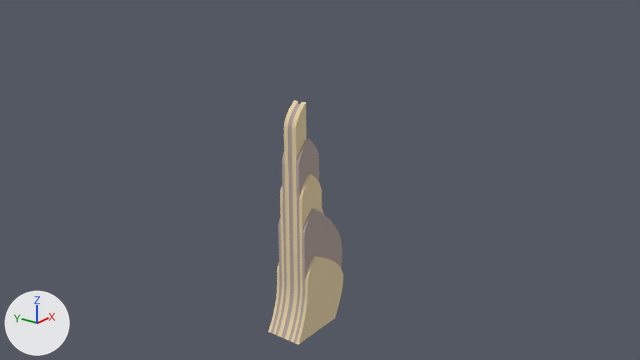
Two versions of the Blender file f_1/skyscraper_f_1.blend, one commit apart.
One viewpoint serves both versions: the file's camera 'Camera'. The axes (+X, +Y, +Z) are drawn at lower left. The lights are the same throughout.

Before the edit, the objects in view are built like this:
```python
me_plane_004 = bpy.data.meshes.new('Plane.004')
me_plane_004.from_pydata(...)  # 792 vertices, 400 faces; spans x -0.5..2.0, y -6.9..0.7, z 0.0..0.45
me_plane_004.materials.append(mat_material_002)  # beige #e7d4aa
me_plane_015 = bpy.data.meshes.new('Plane.015')
me_plane_015.from_pydata(...)  # 640 vertices, 324 faces; spans x -0.5..2.0, y -3.6..0.7, z -0.95..0.1
me_plane_015.materials.append(mat_material_001)  # grey #b4a49d
me_plane_020 = bpy.data.meshes.new('Plane.020')
me_plane_020.from_pydata(...)  # 672 vertices, 435 faces; spans x -0.5..2.0, y -6.9..0.7, z -0.08..0.08
me_plane_020.materials.append(mat_material_001)  # grey #b4a49d
ob_1 = bpy.data.objects.new('1', me_plane_015)
ob_1.location = (-1.0, -0.42, 3.65)
ob_1.rotation_euler = (1.571, 0.0, 0.0)  # degrees (90, 0, 0)
ob_4 = bpy.data.objects.new('4', me_plane_004)
ob_4.location = (-1.0, 0.23, 6.95)
ob_4.rotation_euler = (1.571, 0.0, 0.0)  # degrees (90, 0, 0)
ob_4_001 = bpy.data.objects.new('4.001', me_plane_020)
ob_4_001.location = (-1.0, 0.0, 6.95)
ob_4_001.rotation_euler = (1.571, 0.0, 0.0)  # degrees (90, 0, 0)
# also in view: '0' at (-0.27, 0.0, 1.4); '3' at (-0.25, 0.0, 3.3); '2' at (-0.25, 0.0, 2.75)
```
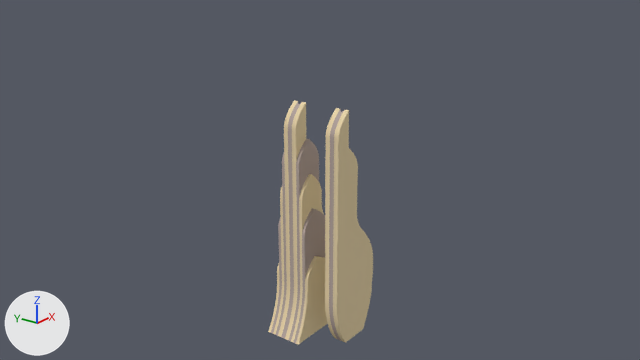
Commit message: added set-back middlepart of the tower.

What differs and where, as boxes [x1, y1, x2, y2] in the pictures (640 x 360 px):
'4b', added: after [325, 108, 373, 343]
'5b', added: after [329, 109, 344, 341]

Patch to the scene script:
```diff
--- a/f_1/skyscraper_f_1.blend.py
+++ b/f_1/skyscraper_f_1.blend.py
@@ mat_material_000 @@
+mat_material_000 = diffuse_material('Material.000')
+mat_material_000.base_color = (0.458, 0.373, 0.339)  # grey #b4a49d
@@ mat_material_003 @@
+mat_material_003 = diffuse_material('Material.003')
+mat_material_003.base_color = (0.8, 0.656, 0.402)  # beige #e7d4aa
@@ me_plane_000 @@
+me_plane_000.from_pydata(...)  # 672 vertices, 435 faces; spans x 0.0..2.0, y -6.9..0.7, z -0.08..0.08
+me_plane_000.materials.append(mat_material_000)  # grey #b4a49d
@@ me_plane_001 @@
+me_plane_001.from_pydata(...)  # 792 vertices, 400 faces; spans x 0.0..2.0, y -6.9..0.7, z 0.0..0.45
+me_plane_001.materials.append(mat_material_003)  # beige #e7d4aa
@@ ob_5b @@
+ob_5b = bpy.data.objects.new('5b', me_plane_000)
+ob_5b.location = (-1.0, -1.53, 6.95)
+ob_5b.rotation_euler = (1.571, 0.0, 0.0)  # degrees (90, 0, 0)
@@ ob_4b @@
+ob_4b = bpy.data.objects.new('4b', me_plane_001)
+ob_4b.location = (-1.0, -1.31, 6.95)
+ob_4b.rotation_euler = (1.571, 0.0, 0.0)  # degrees (90, 0, 0)
```
